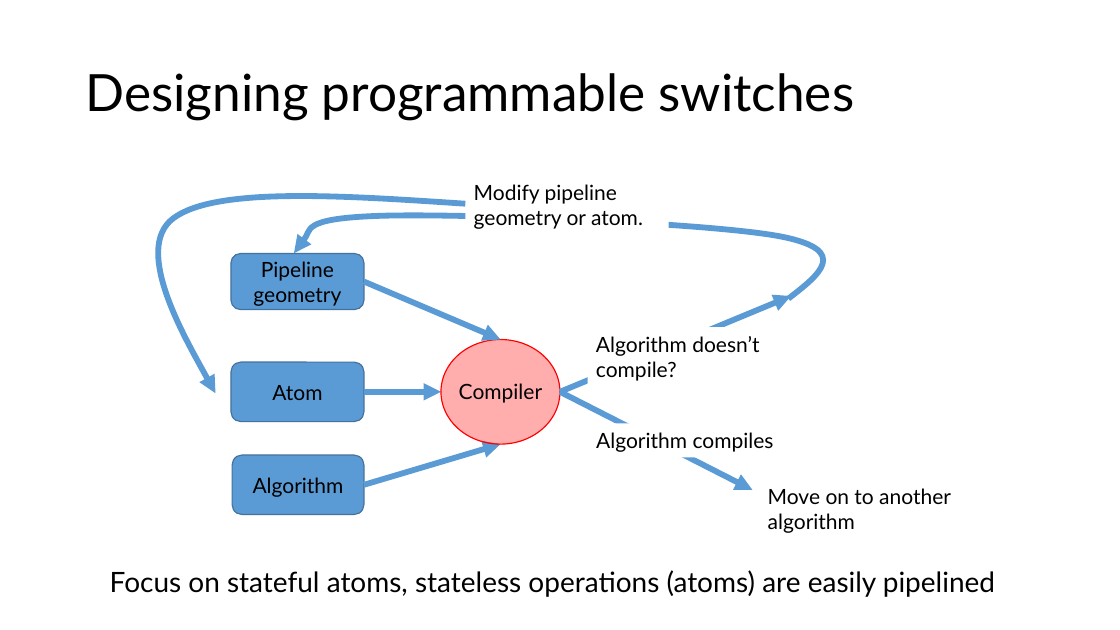
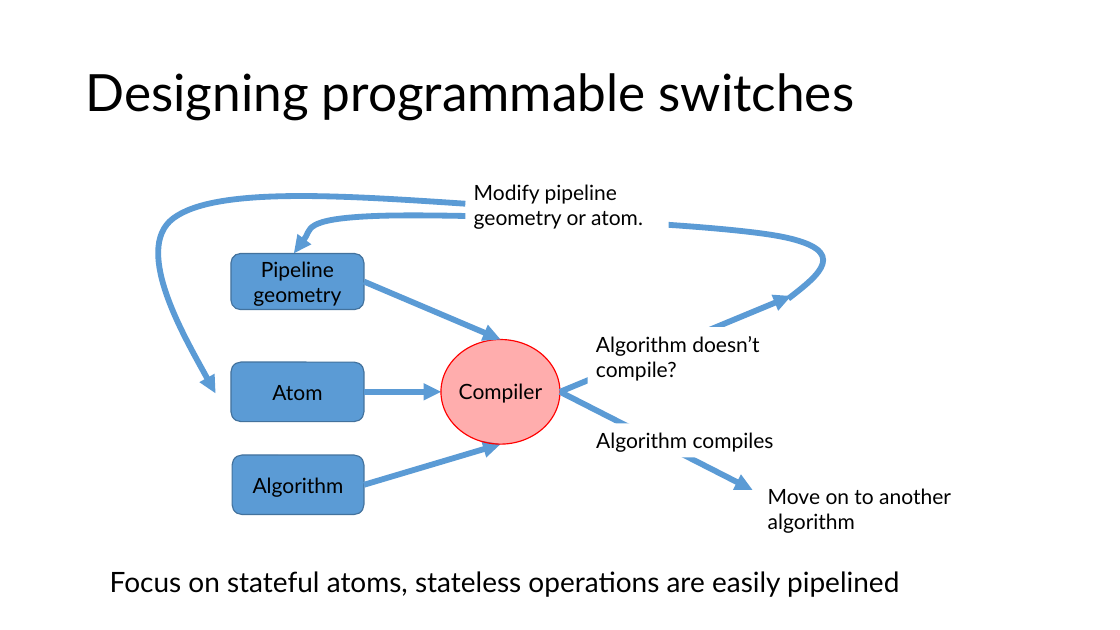
Before and after one commit to anirudhSK/pifo-domino-marple-ppts, a slide deck: slide 17 of domino_sigcomm.pptx. Drawn at 1120x630 pixels with LibreOffice and Linux fonts; fonts in the diff are those of the drawing. Boxes give left, top, right and bottom in pixels: in the first picture for what was removed or moved away, otherwise in the second. Text is boxed around its words. In the diff, an @@ line names an element or a change of style, - is before the commit and + after.

Commit message:
21:04, still need to trim stuff

```diff
--- a/domino_sigcomm.pptx
+++ b/domino_sigcomm.pptx
@@ text at [110,571,899,597]: text changed @@
-Focus on stateful atoms, stateless operations (atoms) are easily pipelined
+Focus on stateful atoms, stateless operations are easily pipelined
```
